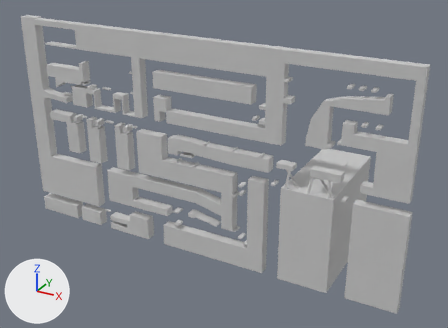
One commit to the FBX model SideScroller/Assets/ArtSound/Models/Lamplight_Level.FBX: the scene before it, then after it.
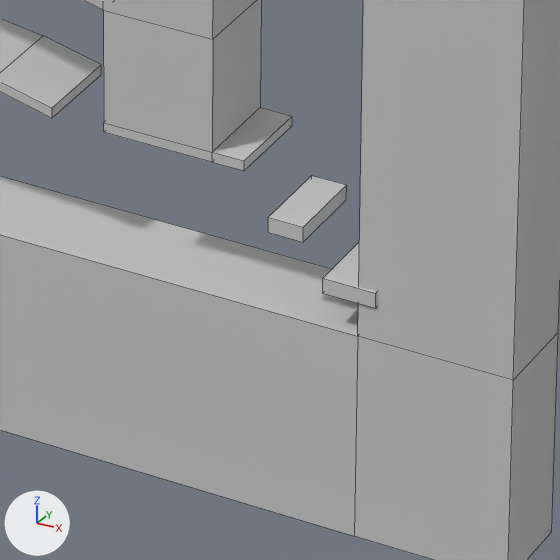
The first picture shows the older version from a camera (50 mm lens) standing at (69.4, -75.1, 54.2) and looking at (24.6, 6.4, 13.5). The close-ups show both versions on the part from 47% to 60% of the width and 66% to 83% of the height of that picture; other places that the commit changed are outside them. The lights are fixed; the arrows at lower left show +X, +Y and +Z. The close-ups show mesh edges as thin lines. Where no turn or scale is listed for an object, it has been applied to the vertices.
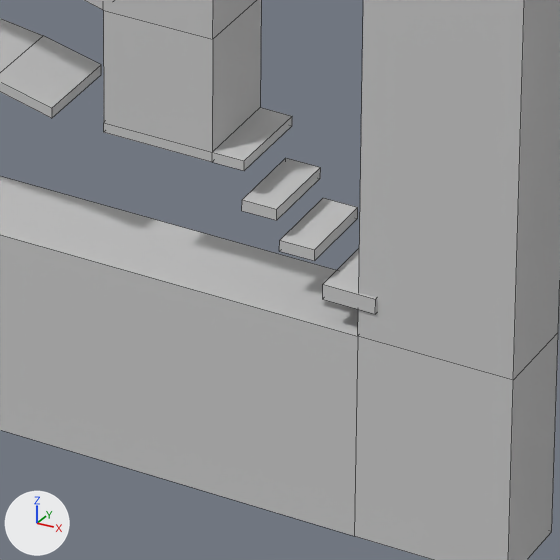
What differs and where, as boxes [x1, y1, x2, y2] in the close-ups (560 x 560 px):
'Box009', moved, rescaled: before [268, 176, 347, 242]; after [280, 198, 358, 261]
'Box047', added: after [242, 158, 321, 220]
'Box008', moved: before [323, 243, 377, 308]; after [323, 249, 377, 314]

Patch to the scene script:
```diff
--- a/SideScroller/Assets/ArtSound/Models/Lamplight_Level.FBX.py
+++ b/SideScroller/Assets/ArtSound/Models/Lamplight_Level.FBX.py
@@ me_mesh_047 @@
+me_mesh_047.from_pydata(...)  # a box spanning x -0.304..0.304, y -0.735..0.735, z 0.0..0.199
+me_mesh_047.materials.append(mat_material__47)  # its picture is missing
@@ ob_box009 @@
 ob_box009.parent = ob_level
-ob_box009.location = (313.9, -311.6, -499.2)
-ob_box009.scale = (0.0769, 0.918, 0.107)
+ob_box009.location = (321.9, -311.6, -510.1)
+ob_box009.scale = (0.0769, 0.918, 0.0797)
@@ ob_box008 @@
 ob_box008 = bpy.data.objects.new('Box008', me_mesh_012)
-ob_box008.location = (32.44, -0.1, 4.24)
+ob_box008.location = (32.44, -0.1, 4.14)
@@ ob_box047 @@
+ob_box047 = bpy.data.objects.new('Box047', me_mesh_047)
+ob_box047.location = (30.87, -0.1, 5.31)
```
